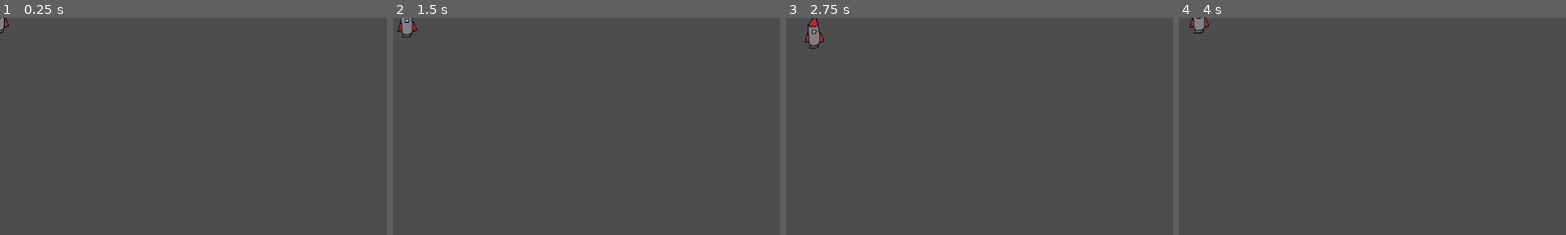
Above: before the commit, frames 1-4 (left to right).
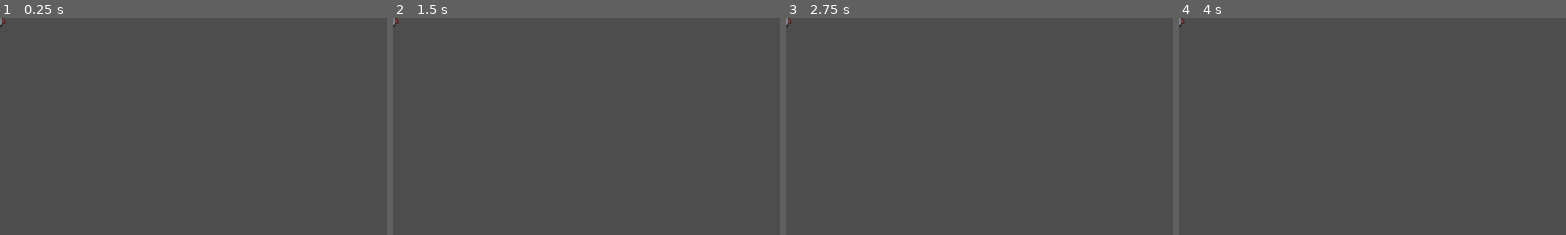
Above: after the commit, the same moments.

Repository: 7uk0/Hallow-Moon
Game: Godot game, scene res://r_solar_system.tscn
Same seed, same stepped clock (60 frames per second), same inputs: the game is played once before the commit and once after it.
Inputs:
- Up to frame 1 (0.25 s): no input
- Up to frame 2 (1.5 s): tap Enter at 0.5 s; hold Right (ui_right) 0.53-1.28 s; hold Down (ui_down) from 1.28 s (still down)
- Up to frame 3 (2.75 s): tap Space at 2 s; release Down (ui_down) at 2.03 s; hold Right (ui_right) from 2.03 s (still down)
- Up to frame 4 (4 s): tap Enter at 2.75 s; release Right (ui_right) at 2.78 s; hold Up (ui_up) 2.78-3.53 s; tap Space at 3.5 s; hold Left (ui_left) from 3.53 s (still down)
The pictures show only the part of the screen within x 0-50%, y 0-50%; the shares and areas given below are measured in that part.

The runs differ from the first frame. In frame 1, less than 0.1% of the frame differs, in the area x 0-3%, y 0-8%; in frame 2, 0.3%; in frame 3, 0.4%, in the area x 0-10%, y 0-15%; in frame 4, 0.3%.

Commit message:
Added WASD and renamed project

Diff:
--- a/project.godot
+++ b/project.godot
@@ -10,10 +10,22 @@
 
 [application]
 
-config/name="New Game Project"
+config/name="HallowMoon"
 run/main_scene="res://r_solar_system.tscn"
 config/features=PackedStringArray("4.4", "GL Compatibility")
 config/icon="res://icon.svg"
+
+[display]
+
+window/size/viewport_width=1920
+window/size/viewport_height=1080
+
+[input]
+
+move_up={
+"deadzone": 0.2,
+"events": []
+}
 
 [rendering]
 
--- a/r_solar_system.tscn
+++ b/r_solar_system.tscn
@@ -5,10 +5,6 @@
 
 [node name="rSolarSystem" type="Node2D"]
 
-[node name="SystemObjects" type="Node2D" parent="."]
-
-[node name="oBebop" type="Node2D" parent="."]
+[node name="spBebop" type="Sprite2D" parent="."]
+texture = ExtResource("2_08h7p")
 script = ExtResource("1_wckks")
-
-[node name="spBebop" type="Sprite2D" parent="oBebop"]
-texture = ExtResource("2_08h7p")
--- a/scripts/o_bebop.gd
+++ b/scripts/o_bebop.gd
@@ -1,13 +1,11 @@
 extends Node2D
-
 var spd = 30
-
 func _process(delta):
-	if Input.is_action_pressed("ui_up"):
+	if Input.is_key_pressed(KEY_W):
 		position.y -= spd * delta
-	if Input.is_action_pressed("ui_down"):
+	if Input.is_key_pressed(KEY_S):
 		position.y += spd * delta
-	if Input.is_action_pressed("ui_right"):
+	if Input.is_key_pressed(KEY_D):
 		position.x += spd * delta
-	if Input.is_action_pressed("ui_left"):
+	if Input.is_key_pressed(KEY_A):
 		position.x -= spd * delta
